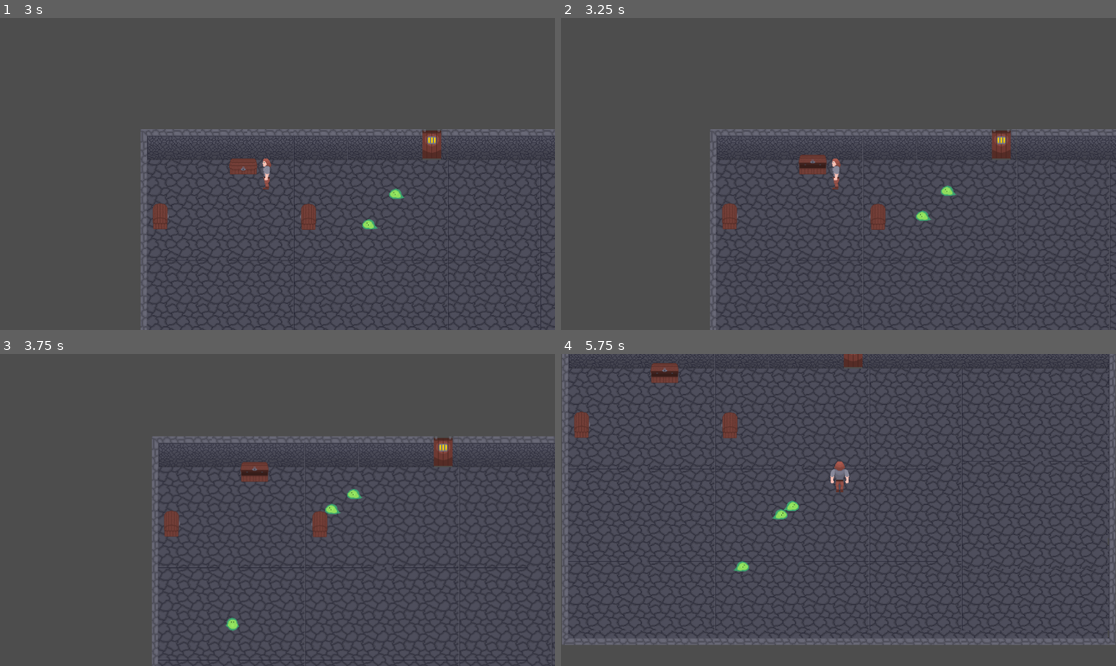
Above: before the commit, frames 1-4 (two rows, left to right).
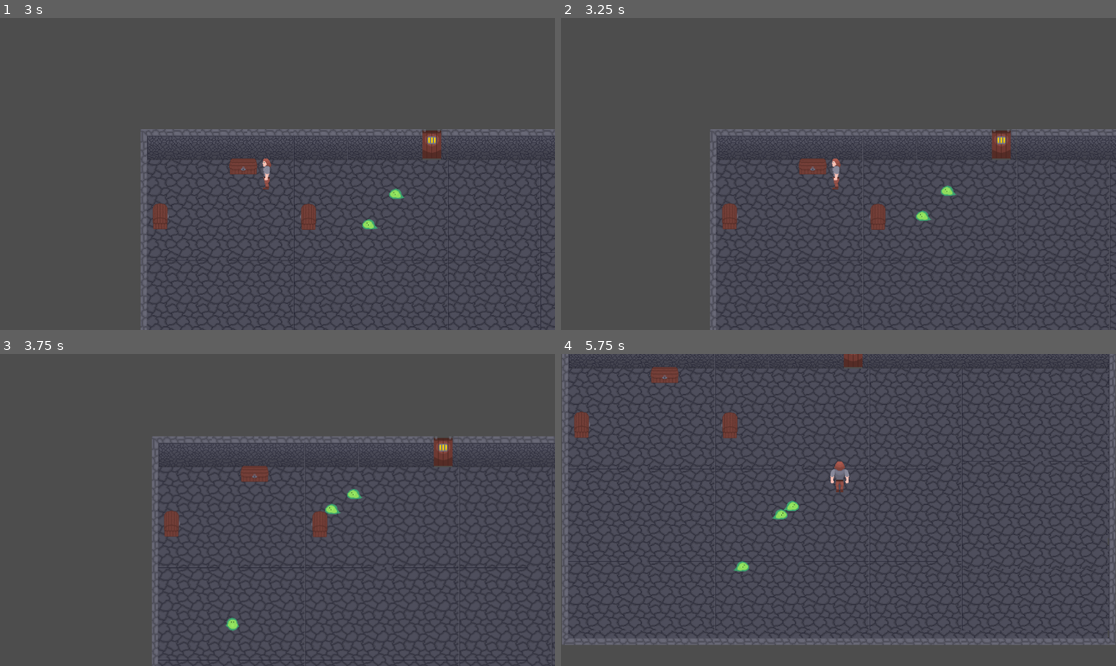
Above: after the commit, the same moments.

Repository: EsderJ10/proyecto-lqs
Game: Godot game, scene res://Scenes/test_room.tscn
The game is run twice, just before and just after one commit, with the same random seed, the same clock (stepped at 60 frames per second) and the same inputs.
Inputs (mouse positions are in pixels of both pictures, inside the frame that each line leads up to):
- Up to frame 1 (3 s): move the mouse to (249, 236) at 0.52 s; hold Up (move_up) 0.53-2.03 s; tap E (open_chest, bound only before the commit) at 0.6, 1.55, 2.1 s; tap X (ui_close, bound only after the commit) at 0.8, 1.35, 2.3 s; move the mouse to (444, 220) at 1.27 s; move the mouse to (111, 127) at 2.02 s; hold Left (move_left) from 2.03 s (still down); move the mouse to (305, 174) at 2.77 s; click (305, 174) at 2.85 s
- Up to frame 2 (3.25 s): keep holding Left (move_left); tap E (open_chest, bound only before the commit) at 3.05 s
- Up to frame 3 (3.75 s): move the mouse to (194, 432) at 3.52 s; release Left (move_left) at 3.53 s; hold Down (move_down) from 3.53 s (still down); tap Space (player_dash) at 3.6 s
- Up to frame 4 (5.75 s): tap X (ui_close, bound only after the commit) at 3.8, 4.35, 5.3 s; move the mouse to (960, 494) at 4.27 s; release Down (move_down) at 4.28 s; hold Right (move_right) 4.28-5.03 s; tap E (open_chest, bound only before the commit) at 4.55, 5.1 s; move the mouse to (727, 525) at 5.02 s; hold Up (move_up) from 5.03 s (still down)

Frame 1 is identical in both runs. In frame 2, 0.2% of the frame differs, in the area x 42-48%, y 43-49%; in frame 3, 0.2%; in frame 4, 0.2%.

Commit message:
First approach to implement sign #28

Diff:
--- /dev/null
+++ b/Scenes/sign.tscn
@@ -0,0 +1,74 @@
+[gd_scene load_steps=10 format=3 uid="uid://do8sgxjcv4qrp"]
+
+[ext_resource type="Texture2D" uid="uid://cijdft78d3krn" path="res://Assets/Tilesets/Decorations/sign.png" id="1_fmf1u"]
+[ext_resource type="Script" uid="uid://dp01dmplvwu5p" path="res://Scripts/Assets/sign.gd" id="1_m6mpx"]
+[ext_resource type="PackedScene" uid="uid://b8tpceabf0tgk" path="res://Scenes/player.tscn" id="2_hqvqy"]
+
+[sub_resource type="AtlasTexture" id="AtlasTexture_m6mpx"]
+atlas = ExtResource("1_fmf1u")
+region = Rect2(0, 0, 64, 64)
+
+[sub_resource type="AtlasTexture" id="AtlasTexture_hqvqy"]
+atlas = ExtResource("1_fmf1u")
+region = Rect2(64, 0, 64, 64)
+
+[sub_resource type="AtlasTexture" id="AtlasTexture_6c32n"]
+atlas = ExtResource("1_fmf1u")
+region = Rect2(0, 64, 64, 64)
+
+[sub_resource type="SpriteFrames" id="SpriteFrames_v8ien"]
+animations = [{
+"frames": [{
+"duration": 1.0,
+"texture": SubResource("AtlasTexture_m6mpx")
+}],
+"loop": true,
+"name": &"front",
+"speed": 5.0
+}, {
+"frames": [{
+"duration": 1.0,
+"texture": SubResource("AtlasTexture_hqvqy")
+}],
+"loop": true,
+"name": &"left",
+"speed": 5.0
+}, {
+"frames": [{
+"duration": 1.0,
+"texture": SubResource("AtlasTexture_6c32n")
+}],
+"loop": true,
+"name": &"right",
+"speed": 5.0
+}]
+
+[sub_resource type="RectangleShape2D" id="RectangleShape2D_u6bny"]
+size = Vector2(28, 29)
+
+[sub_resource type="RectangleShape2D" id="RectangleShape2D_hqvqy"]
+size = Vector2(28, 29)
+
+[node name="Sign" type="StaticBody2D"]
+script = ExtResource("1_m6mpx")
+
+[node name="Player" parent="." instance=ExtResource("2_hqvqy")]
+position = Vector2(120, 17)
+
+[node name="AnimatedSprite2D" type="AnimatedSprite2D" parent="."]
+sprite_frames = SubResource("SpriteFrames_v8ien")
+animation = &"front"
+
+[node name="CollisionShape2D" type="CollisionShape2D" parent="."]
+position = Vector2(0, 0.5)
+shape = SubResource("RectangleShape2D_u6bny")
+
+[node name="InteractionArea" type="Area2D" parent="."]
+
+[node name="InteractionShape" type="CollisionShape2D" parent="InteractionArea"]
+position = Vector2(0, 0.5)
+shape = SubResource("RectangleShape2D_hqvqy")
+debug_color = Color(0, 0.644994, 0.26955, 0.42)
+
+[connection signal="body_entered" from="InteractionArea" to="." method="_on_interaction_area_body_entered"]
+[connection signal="body_exited" from="InteractionArea" to="." method="_on_interaction_area_body_exited"]
--- /dev/null
+++ b/Scripts/Assets/sign.gd
@@ -0,0 +1,238 @@
+extends StaticBody2D
+class_name Sign
+
+enum SignPerspective {
+	FRONT,
+	LEFT,
+	RIGHT
+}
+
+# Parameters
+@export var sign_perspective: SignPerspective = SignPerspective.FRONT
+@export var sign_text: String = "I was wandering why the baseball was getting bigger. Then it hit me."
+@export var interaction_distance: float = 53.0
+
+# Nodes references
+@onready var animated_sprite: AnimatedSprite2D = $AnimatedSprite2D
+@onready var collision_shape: CollisionShape2D = $CollisionShape2D
+@onready var interaction_area: Area2D = $InteractionArea
+@onready var interaction_shape: CollisionShape2D = $InteractionArea/InteractionShape
+
+# UI Elements
+var dialog_container: Control
+var dialog_box: Panel
+var label: Label
+var is_dialog_open: bool = false
+var font_color = Color(0.4, 0.25, 0.1, 1.0)
+
+# State variables
+var player_in_range: bool = false
+var player: Player = null
+
+# Constants for collision and interaction shapes
+const DIMENSIONS = {
+	SignPerspective.FRONT: {
+		"collision": Vector2(30, 30),
+		"interaction": Vector2(50, 50),
+		"offset": Vector2.ZERO
+	},
+	SignPerspective.LEFT: {
+		"collision": Vector2(30, 30),
+		"interaction": Vector2(30, 30),
+		"offset": Vector2(-4, 0)
+	},
+	SignPerspective.RIGHT: {
+		"collision": Vector2(30, 30),
+		"interaction": Vector2(30, 30),
+		"offset": Vector2(4, 0)
+	}
+}
+
+func _ready() -> void:
+	create_unique_shapes()
+	initialize_sign()
+	setup_dialog_ui()
+
+
+func _process(_delta: float) -> void:
+	if player_in_range and player:
+		if Input.is_action_just_pressed("interact") and not is_dialog_open:
+			show_dialog()
+		elif Input.is_action_just_pressed("ui_close") and is_dialog_open:
+			hide_dialog()
+
+func create_unique_shapes() -> void:
+	# Prevent shared resources
+	collision_shape.shape = RectangleShape2D.new()
+	interaction_shape.shape = RectangleShape2D.new()
+
+func initialize_sign() -> void:
+	update_sign_appearance()
+
+func update_sign_appearance() -> void:
+	var animation_name = _get_perspective_name()
+
+	if animated_sprite.sprite_frames.has_animation(animation_name):
+		animated_sprite.play(animation_name)
+	else:
+		push_warning("* SIGN: Missing animation '%s'" % animation_name)
+		# Fallback to a default animation if available
+		if animated_sprite.sprite_frames.has_animation("front"):
+			animated_sprite.play("front")
+
+	update_shapes()
+
+func _get_perspective_name() -> String:
+	match sign_perspective:
+		SignPerspective.FRONT:
+			return "front"
+		SignPerspective.LEFT:
+			return "left"
+		SignPerspective.RIGHT:
+			return "right"
+		_:
+			return "front" # Default fallback
+
+func update_shapes() -> void:
+	var collision_rect_shape = collision_shape.shape as RectangleShape2D
+	var interaction_rect_shape = interaction_shape.shape as RectangleShape2D
+
+	if not collision_rect_shape or not interaction_rect_shape:
+		push_error("* SIGN: Shape resources not properly created")
+		return
+
+	var settings = DIMENSIONS.get(sign_perspective, DIMENSIONS[SignPerspective.FRONT])
+
+	collision_rect_shape.size = settings["collision"]
+	collision_shape.position = settings["offset"]
+
+	interaction_rect_shape.size = settings["interaction"]
+	interaction_shape.position = settings["offset"]
+
+func setup_dialog_ui() -> void:
+	# Create a container for all dialog elements
+	dialog_container = Control.new()
+	dialog_container.visible = false
+	dialog_container.size = Vector2(get_viewport_rect().size.x, 100)
+	dialog_container.position = Vector2(0, get_viewport_rect().size.y - 100)
+	dialog_container.name = "DialogContainer"
+
+	# Create dialog box with papyrus style
+	dialog_box = Panel.new()
+	dialog_box.size = Vector2(get_viewport_rect().size.x - 40, 80)  # Slightly smaller than container
+	dialog_box.position = Vector2(20, 10)  # Centered in container
+
+	# Create papyrus style for the panel
+	var papyrus_style = StyleBoxFlat.new()
+	papyrus_style.bg_color = Color(0.95, 0.9, 0.7, 1.0)  # Sandy papyrus color
+	papyrus_style.border_width_left = 5
+	papyrus_style.border_width_top = 5
+	papyrus_style.border_width_right = 5
+	papyrus_style.border_width_bottom = 5
+	papyrus_style.border_color = Color(0.85, 0.75, 0.55, 1.0)  # Darker edge
+	papyrus_style.corner_radius_top_left = 8
+	papyrus_style.corner_radius_top_right = 8
+	papyrus_style.corner_radius_bottom_left = 8
+	papyrus_style.corner_radius_bottom_right = 8
+	papyrus_style.shadow_color = Color(0.0, 0.0, 0.0, 0.3)
+	papyrus_style.shadow_size = 5
+	papyrus_style.shadow_offset = Vector2(3, 3)
+
+	dialog_box.add_theme_stylebox_override("panel", papyrus_style)
+
+	# Create text label
+	label = Label.new()
+	label.text = sign_text
+	label.position = Vector2(15, 15)
+	label.size = Vector2(dialog_box.size.x - 30, dialog_box.size.y - 30)
+	label.horizontal_alignment = HORIZONTAL_ALIGNMENT_CENTER
+	label.vertical_alignment = VERTICAL_ALIGNMENT_CENTER
+	label.autowrap_mode = TextServer.AUTOWRAP_WORD_SMART
+
+	label.add_theme_color_override("font_color", font_color)
+
+	# Add label to dialog box
+	dialog_box.add_child(label)
+
+	# Add dialog box to container
+	dialog_container.add_child(dialog_box)
+	add_scroll_decorations(dialog_container, dialog_box)
+
+	# Add container to scene tree
+	var canvas_layer = CanvasLayer.new()
+	canvas_layer.layer = 10  # Higher layer to display above other elements
+	get_tree().root.call_deferred("add_child", canvas_layer)
+	canvas_layer.add_child(dialog_container)
+
+func add_scroll_decorations(container: Control, dialog: Panel) -> void:
+	# Add left scroll cap
+	var left_cap = Panel.new()
+	left_cap.size = Vector2(15, dialog.size.y - 20)
+	left_cap.position = Vector2(dialog.position.x - 5, dialog.position.y + 10)
+
+	var left_style = StyleBoxFlat.new()
+	left_style.bg_color = Color(0.85, 0.75, 0.55, 1.0)
+	left_style.corner_radius_top_left = 10
+	left_style.corner_radius_bottom_left = 10
+	left_cap.add_theme_stylebox_override("panel", left_style)
+
+	# Add right scroll cap
+	var right_cap = Panel.new()
+	right_cap.size = Vector2(15, dialog.size.y - 20)
+	right_cap.position = Vector2(dialog.position.x + dialog.size.x - 10, dialog.position.y + 10)
+
+	var right_style = StyleBoxFlat.new()
+	right_style.bg_color = Color(0.85, 0.75, 0.55, 1.0)  # Darker brown
+	right_style.corner_radius_top_right = 10
+	right_style.corner_radius_bottom_right = 10
+	right_cap.add_theme_stylebox_override("panel", right_style)
+
+	container.add_child(left_cap)
+	container.add_child(right_cap)
+
+	# Ensure caps are behind the main dialog
+	dialog.z_index = 1
+	left_cap.z_index = 0
+	right_cap.z_index = 0
+
+func show_dialog() -> void:
+	dialog_container.visible = true
+	is_dialog_open = true
+
+	var tween = create_tween().set_ease(Tween.EASE_OUT).set_trans(Tween.TRANS_BACK)
+	dialog_container.position.y = get_viewport_rect().size.y  # Start from below screen
+	tween.tween_property(dialog_container, "position:y", get_viewport_rect().size.y - 100, 0.3)
+
+	# Add a small unroll animation
+	dialog_box.scale = Vector2(1.0, 0.1)
+	var scale_tween = create_tween().set_ease(Tween.EASE_OUT).set_trans(Tween.TRANS_CUBIC)
+	scale_tween.tween_property(dialog_box, "scale", Vector2(1.0, 1.0), 0.25)
+
+func hide_dialog() -> void:
+	var tween = create_tween().set_ease(Tween.EASE_IN).set_trans(Tween.TRANS_BACK)
+	tween.tween_property(dialog_container, "position:y", get_viewport_rect().size.y, 0.2)
+
+	# Add a roll up animation
+	var scale_tween = create_tween().set_ease(Tween.EASE_IN).set_trans(Tween.TRANS_CUBIC)
+	scale_tween.tween_property(dialog_box, "scale", Vector2(1.0, 0.1), 0.2)
+
+	tween.tween_callback(func():
+		dialog_container.visible = false
+		is_dialog_open = false
+	)
+
+func _on_interaction_area_body_entered(body: Node2D) -> void:
+	if body is Player:
+		player_in_range = true
+		player = body
+
+func _on_interaction_area_body_exited(body: Node2D) -> void:
+	if body is Player:
+		player_in_range = false
+		player = null
+		if is_dialog_open:
+			hide_dialog()
+
+func set_perspective(perspective: SignPerspective) -> void:
+	sign_perspective = perspective
+	update_sign_appearance()
--- a/project.godot
+++ b/project.godot
@@ -40,7 +40,7 @@
 "events": [Object(InputEventKey,"resource_local_to_scene":false,"resource_name":"","device":-1,"window_id":0,"alt_press …(195 unchanged characters)…
 ]
 }
-open_chest={
+interact={
 "deadzone": 0.2,
 "events": [Object(InputEventKey,"resource_local_to_scene":false,"resource_name":"","device":-1,"window_id":0,"alt_press …(192 unchanged characters)…
 ]
@@ -56,3 +56,8 @@
 , Object(InputEventKey,"resource_local_to_scene":false,"resource_name":"","device":-1,"window_id":0,"alt_pressed":false …(183 unchanged characters)…
 ]
 }
+ui_close={
+"deadzone": 0.2,
+"events": [Object(InputEventKey,"resource_local_to_scene":false,"resource_name":"","device":-1,"window_id":0,"alt_pressed":false,"shift_pressed":false,"ctrl_pressed":false,"meta_pressed":false,"pressed":false,"keycode":0,"physical_keycode":88,"key_label":0,"unicode":120,"location":0,"echo":false,"script":null)
+]
+}
Binary file added: Assets/Tilesets/Decorations/sign.png
Not shown, added: Assets/Tilesets/Decorations/sign.png.import
Not shown, added: Scripts/Assets/sign.gd.uid
